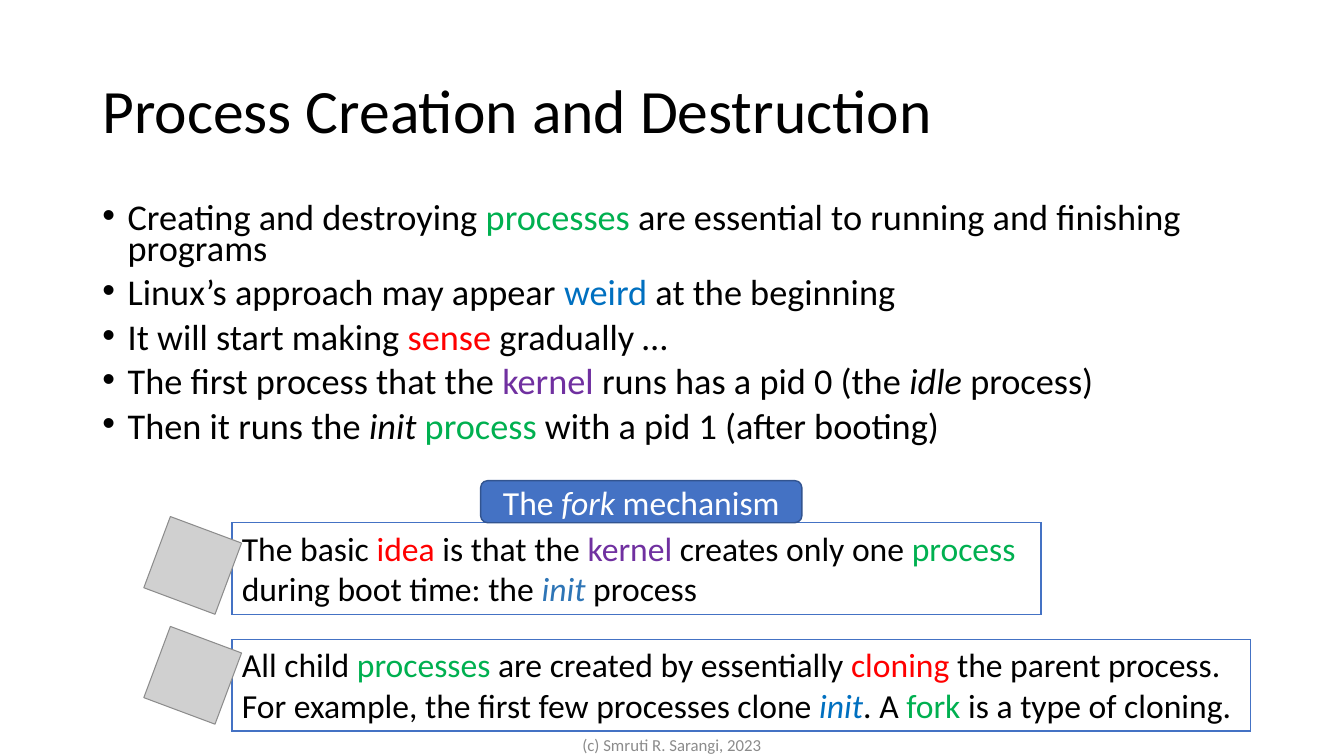
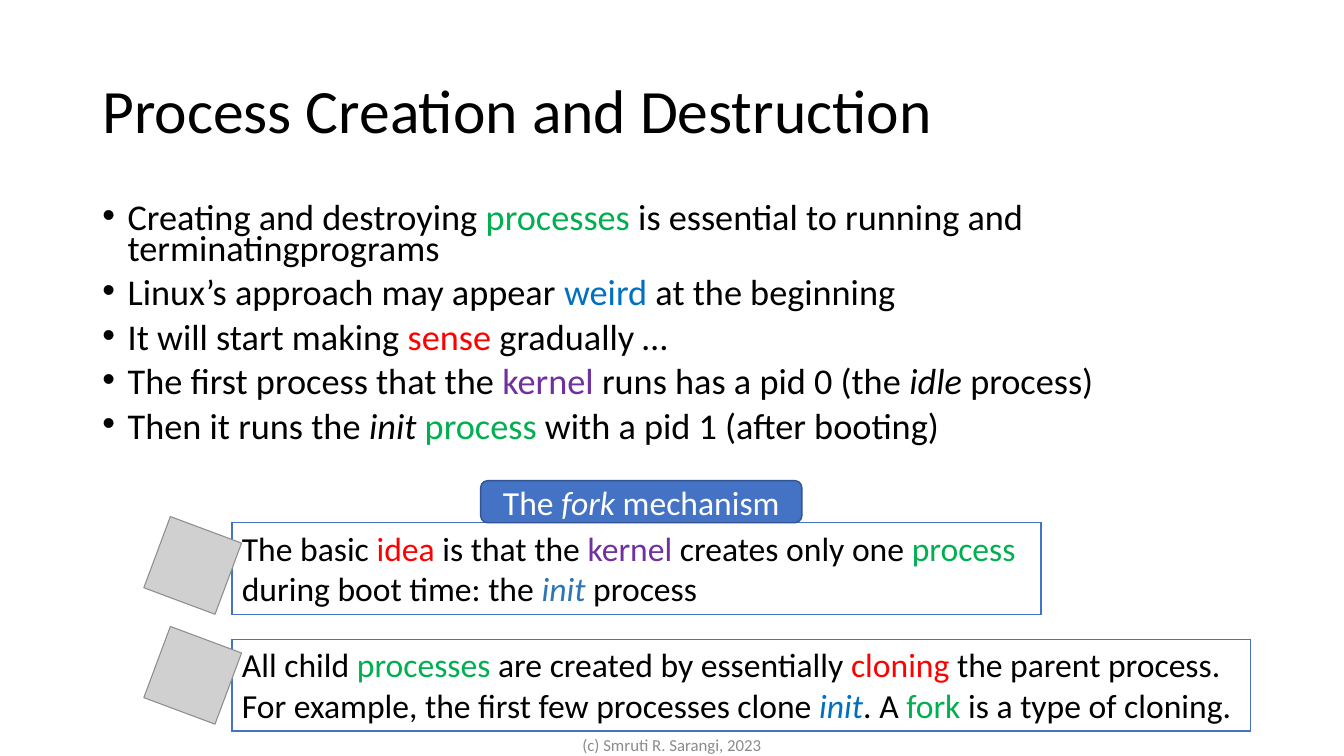
Before and after one commit to srsarangi/srsarangi.github.io, a slide deck: slide 56 of osbook/slides/3.processes.pptx. Drawn at 1344x756 pixels with LibreOffice and Linux fonts; fonts in the diff are those of the drawing; grey boxes stand for pictures. Boxes give left, top, right and bottom in pixels: in the first picture for what was removed or moved away, otherwise in the second. Text is boxed around its words. In the diff, an @@ line names an element or a change of style, - is before the commit and + after.

```diff
--- a/osbook/slides/3.processes.pptx
+++ b/osbook/slides/3.processes.pptx
@@ text at (128, 204, 1023, 268): text changed @@
-• Creating and destroying processes are essential to running and finishing programs
+• Creating and destroying processes is essential to running and terminatingprograms
```
Also in this commit, not shown: 7 other slides changed, 5 other files.
